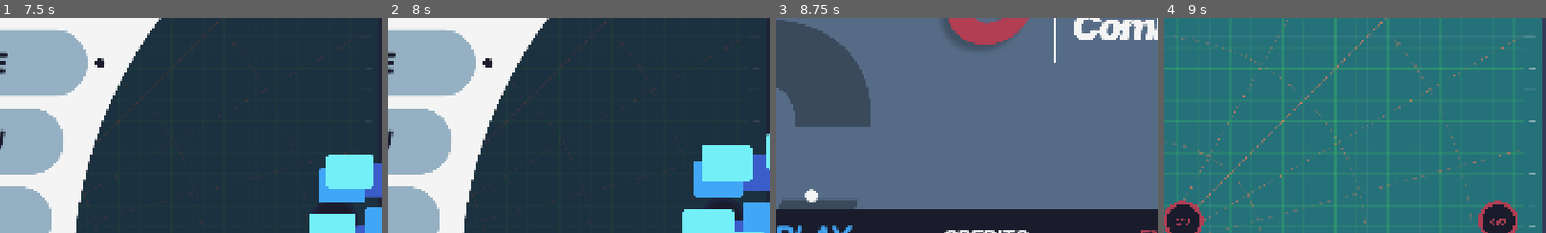
Above: before the commit, frames 1-4 (left to right).
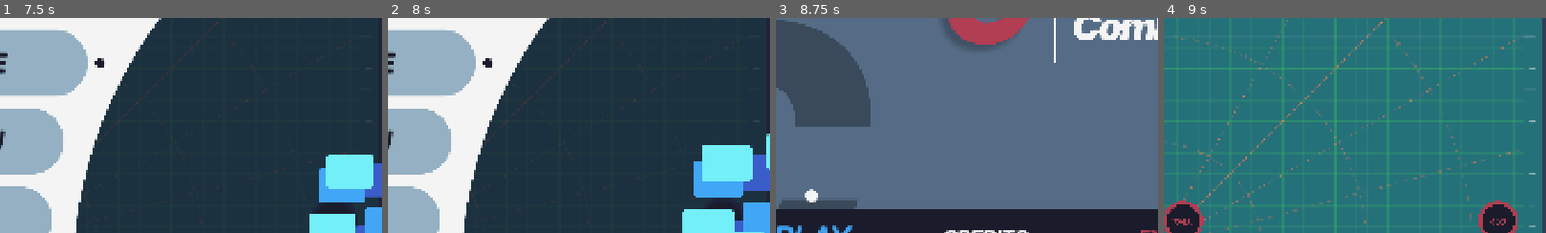
Above: after the commit, the same moments.

Repository: WierdPotato/MKG-pitch
Game: Godot game, scene res://Prototypes/Menus/Main Menu/Main menu.tscn
Two runs of this game, one before a commit and one after it. Both use one fixed random seed, a clock stepped at 60 frames per second and the inputs below. Video files are missing from this copy of the repository; at most half a second of black plays in their place.
Inputs (mouse positions are % of the whole screen's width and height, from its top left):
- Up to frame 1 (7.5 s): click "PLAY" at 0.5 s; click "343" at 1.25 s; click "170" at 2 s; click "170" at 2.75 s; click "138.0" at 3.5 s; click (92, 83) at 4.25 s; click (92, 52) at 5 s; click (3, 5) at 5.75 s; click (26, 32) at 6.5 s; click (24, 50) at 7.25 s
- Up to frame 2 (8 s): no input
- Up to frame 3 (8.75 s): click (22, 68) at 8 s
- Up to frame 4 (9 s): click "PLAY" at 8.75 s
The pictures show only the part of the screen within x 34-84%, y 40-90%; the shares and areas given below are measured in that part.

Frames 1-3 are identical in both runs. In frame 4, 0.1% of the frame differs, in the area x 2-89%, y 93-97%.

Commit message:
Clicker fatal bug patched

Diff:
--- a/Autoloads/GLOBAL.gd
+++ b/Autoloads/GLOBAL.gd
@@ -5,115 +5,115 @@
 
 @onready var yellow_perks_info : Dictionary = {
 	"17" = {"ID" : 1, "name" : "Liquid Tungsten Fuel",
-		"description" : "Useful for drinking water or holding sulfuric acid.[br][br]Increases your click points by 17",
+		"description" : "[p]Useful for drinking water or holding sulfuric acid.[/p] [p]Increases your click points by 17[/p]",
 		"region" : {"x" : 0, "w": 160, "y" : 0, "h" : 160}, "price" : 1670,
 		"value" : 17, "bought" : false, "available" : false},
 	"25" = {"ID" : 2, "name" : "RGB Laboratory",
-		"description" : "A laboratory to play with substances of different colors or something.[br][br]Increases your click points by 25",
+		"description" : "[p]A laboratory to play with substances of different colors or something.[/p] [p]Increases your click points by 25[/p]",
 		"region" : {"x" : 160, "w": 160, "y" : 0, "h" : 160}, "price" : 10000,
 		"value" : 25, "bought" : false, "available" : false},
 	"10" = {"ID" : 3, "name" : "Medic Room",
-		"description" : "Get your blaster injuries treated.[br][br]Increases your click points by 10",
+		"description" : "[p]Get your blaster injuries treated.[/p] [p]Increases your click points by 10[/p]",
 		"region" : {"x" : 320, "w": 160, "y" : 0, "h" : 160}, "price" : 620,
 		"value" : 10, "bought" : false, "available" : false},
 	"12" = {"ID" : 4, "name" : "Very Magnifying Glass",
-		"description" : "See what mysteries the universe holds.[br][br]Increases your click points by 12",
+		"description" : "[p]See what mysteries the universe holds.[/p] [p]Increases your click points by 12[/p]",
 		"region" : {"x" : 480, "w": 160, "y" : 0, "h" : 160}, "price" : 870,
 		"value" : 12, "bought" : false, "available" : false},
 	"16" = {"ID" : 5, "name" : "Infirmary Module",
-		"description" : "If you have a little boo-boo, come to the infirmary to get a dinosaur bandaid.[br][br]Increases your click points by 16",
+		"description" : "[p]If you have a little boo-boo, come to the infirmary to get a dinosaur bandaid.[/p] [p]Increases your click points by 16[/p]",
 		"region" : {"x" : 640, "w": 160, "y" : 0, "h" : 160}, "price" : 1490,
 		"value" : 16, "bought" : false, "available" : false},
 	"1" = {"ID" : 6, "name" : "Driving Aid Liquid",
-		"description" : "Unlock all your cognitive capacities by getting wasted.[br][br]Increases your click points by 1",
+		"description" : "[p]Unlock all your cognitive capacities by getting wasted.[/p] [p]Increases your click points by 1[/p]",
 		"region" : {"x" : 800, "w": 160, "y" : 0, "h" : 160}, "price" : 10,
 		"value" : 1, "bought" : false, "available" : true},
 	"8" = {"ID" : 7, "name" : "Industrial DIY Burger",
-		"description" : "Press your smash burgers to an atomic level![br][br]Increases your click points by 8",
+		"description" : "[p]Press your smash burgers to an atomic level![/p] [p]Increases your click points by 8[/p]",
 		"region" : {"x" : 0, "w": 160, "y" : 160, "h" : 160}, "price" : 410,
 		"value" : 8, "bought" : false, "available" : false},
 	"9" = {"ID" : 8, "name" : "Molecular Wiggler",
-		"description" : "Wiggle your molecules.[br][br]Increases your click points by 9",
+		"description" : "[p]Wiggle your molecules.[/p] [p]Increases your click points by 9",
 		"region" : {"x" : 160, "w": 160, "y" : 160, "h" : 160}, "price" : 510,
 		"value" : 9, "bought" : false, "available" : false},
 	"15" = {"ID" : 9, "name" : "Portable Storage",
-		"description" : "Alien technology that allows you to put things in here and easily take them with you.[br][br]Increases your click points by 15",
+		"description" : "[p]Alien technology that allows you to put things in here and easily take them with you.[/p] [p]Increases your click points by 15[/p]",
 		"region" : {"x" : 320, "w": 160, "y" : 160, "h" : 160}, "price" : 1320,
 		"value" : 15, "bought" : false, "available" : false},
 	"11" = {"ID" : 10, "name" : "V.I.D",
-		"description" : "V.I.D or Vector Input Device, our latest technology to control vehicles.[br][br]Increases your click points by 11",
+		"description" : "[p]V.I.D or Vector Input Device, our latest technology to control vehicles.[/p] [p]Increases your click points by 11[/p]",
 		"region" : {"x" : 480, "w": 160, "y" : 160, "h" : 160}, "price" : 740,
 		"value" : 11, "bought" : false, "available" : false},
 	"4" = {"ID" : 11, "name" : "Emergency Sonar",
-		"description" : "In case of electric blackout, press this to emit a multidirectional sound wave.[br][br]Increases your click points by 4",
+		"description" : "[p]In case of electric blackout, press this to emit a multidirectional sound wave.[/p] [p]Increases your click points by 4[/p]",
 		"region" : {"x" : 640, "w": 160, "y" : 160, "h" : 160}, "price" : 110,
 		"value" : 4, "bought" : false, "available" : false},
 	"5" = {"ID" : 12, "name" : "V.C.K",
-		"description" : "Very Cool Keys. Hell yeah.[br][br]Increases your click points by 5",
+		"description" : "[p]Very Cool Keys. Hell yeah.[/p] [p]Increases your click points by 5[/p]",
 		"region" : {"x" : 800, "w": 160, "y" : 160, "h" : 160}, "price" : 170,
 		"value" : 5, "bought" : false, "available" : false},
 	"6" = {"ID" : 13, "name" : "Magnetic Orientator",
-		"description" : "A device that points to the closest magnetic field. Useless if you have eyes to see the planet.[br][br]Increases your click points by 6",
+		"description" : "[p]A device that points to the closest magnetic field. Useless if you have eyes to see the planet.[/p] [p]Increases your click points by 6[/p]",
 		"region" : {"x" : 0, "w": 160, "y" : 320, "h" : 160}, "price" : 240,
 		"value" : 6, "bought" : false, "available" : false},
 	"7" = {"ID" : 14, "name" : "Centrifugal Tool",
-		"description" : "A tool that converts centrifugal movement into holes.[br][br]Increases your click points by 7",
+		"description" : "[p]A tool that converts centrifugal movement into holes.[/p] [p]Increases your click points by 7[/p]",
 		"region" : {"x" : 160, "w": 160, "y" : 320, "h" : 160}, "price" : 320,
 		"value" : 7, "bought" : false, "available" : false},
 	"2" = {"ID" : 15, "name" : "Liquid Container",
-		"description" : "The predecessor of the cientific cup.[br][br]Increases your click points by 2",
+		"description" : "[p]The predecessor of the cientific cup.[/p] [p]Increases your click points by 2[/p]",
 		"region" : {"x" : 320, "w": 160, "y" : 320, "h" : 160}, "price" : 20,
 		"value" : 2, "bought" : false, "available" : true},
 	"3" = {"ID" : 16, "name" : "Torque Tool",
-		"description" : "Apply torque to anything that has a hex head.[br][br]Increases your click points by 3",
+		"description" : "[p]Apply torque to anything that has a hex head.[/p] [p]Increases your click points by 3[/p]",
 		"region" : {"x" : 480, "w": 160, "y" : 320, "h" : 160}, "price" : 60,
 		"value" : 3, "bought" : false, "available" : false},
 	"19" = {"ID" : 17, "name" : "Linear Tool",
-		"description" : "Make use of multiple linear movements to separate molecules at a macroscopic level.[br][br]Increases your click points by 19",
+		"description" : "[p]Make use of multiple linear movements to separate molecules at a macroscopic level.[/p] [p]Increases your click points by 19[/p]",
 		"region" : {"x" : 640, "w": 160, "y" : 320, "h" : 160}, "price" : 2060,
 		"value" : 19, "bought" : false, "available" : false},
 	"18" = {"ID" : 18, "name" : "Kinetic Tool",
-		"description" : "A device to quickly convert kinetic energy into a single point of preassure and heat.[br][br]Increases your click points by 18",
+		"description" : "[p]A device to quickly convert kinetic energy into a single point of preassure and heat.[/p] [p]Increases your click points by 18[/p]",
 		"region" : {"x" : 800, "w": 160, "y" : 320, "h" : 160}, "price" : 1860,
 		"value" : 18, "bought" : false, "available" : false},
 	"20" = {"ID" : 19, "name" : "Camouflage Container",
-		"description" : "A high tech liquid container that manages different camouflage coatings.[br][br]Increases your click points by 20",
+		"description" : "[p]A high tech liquid container that manages different camouflage coatings.[/p] [p]Increases your click points by 20[/p]",
 		"region" : {"x" : 0, "w": 160, "y" : 480, "h" : 160}, "price" : 2270,
 		"value" : 20, "bought" : false, "available" : false},
 	"26" = {"ID" : 20, "name" : "AI Analysis Device",
-		"description" : "Improve your ship cognitive sensors.[br][br]Increases your click points by 26",
+		"description" : "[p]Improve your ship cognitive sensors.[/p] [p]Increases your click points by 26[/p]",
 		"region" : {"x" : 160, "w": 160, "y" : 480, "h" : 160}, "price" : 10000,
 		"value" : 26, "bought" : false, "available" : false},
 	"24" = {"ID" : 21, "name" : "AI Process Device",
-		"description" : "This device allows your ship to have neuron activations.[br][br]Increases your click points by 24",
+		"description" : "[p]This device allows your ship to have neuron activations.[/p] [p]Increases your click points by 24[/p]",
 		"region" : {"x" : 320, "w": 160, "y" : 480, "h" : 160}, "price" : 3210,
 		"value" : 24, "bought" : false, "available" : false},
 	"23" = {"ID" : 22, "name" : "AI Output Device",
-		"description" : "Allow your ship to communicate in new ways.[br][br]Increases your click points by 23",
+		"description" : "[p]Allow your ship to communicate in new ways.[/p] [p]Increases your click points by 23[/p]",
 		"region" : {"x" : 480, "w": 160, "y" : 480, "h" : 160}, "price" : 2960,
 		"value" : 23, "bought" : false, "available" : false},
 	"22" = {"ID" : 23, "name" : "AI Interface Device",
-		"description" : "Provides an interface for the ship visual communications.[br][br]Increases your click points by 22",
+		"description" : "[p]Provides an interface for the ship visual communications.[/p] [p]Increases your click points by 22[/p]",
 		"region" : {"x" : 640, "w": 160, "y" : 480, "h" : 160}, "price" : 2720,
 		"value" : 22, "bought" : false, "available" : false},
 	"27" = {"ID" : 24, "name" : "AI Autopilot Device",
-		"description" : "Chillax while the AI do the hard work.[br][br]Increases your click points by 27",
+		"description" : "[p]Chillax while the AI do the hard work.[/p] [p]Increases your click points by 27[/p]",
 		"region" : {"x" : 800, "w": 160, "y" : 480, "h" : 160}, "price" : 10000,
 		"value" : 27, "bought" : false, "available" : false},
 	"28" = {"ID" : 25, "name" : "AI Handler Device",
-		"description" : "Take control when the AI chillax instead of you.[br][br]Increases your click points by 28",
+		"description" : "[p]Take control when the AI chillax instead of you.[/p] [p]Increases your click points by 28 [/p]",
 		"region" : {"x" : 0, "w": 160, "y" : 640, "h" : 160}, "price" : 10000,
 		"value" : 28, "bought" : false, "available" : false},
 	"14" = {"ID" : 26, "name" : "AI Command Device",
-		"description" : "Have deep conversations with the AI.[br][br]Increases your click points by 14",
+		"description" : "[p]Have deep conversations with the AI.[/p] [p]Increases your click points by 14[/p]",
 		"region" : {"x" : 160, "w": 160, "y" : 640, "h" : 160}, "price" : 1160,
 		"value" : 14, "bought" : false, "available" : false},
 	"13" = {"ID" : 27, "name" : "Black Box",
-		"description" : "Don´t worry too much about this.[br][br]Increases your click points by 13",
+		"description" : "[p]Don´t worry too much about this.[/p] [p]Increases your click points by 13[/p]",
 		"region" : {"x" : 320, "w": 160, "y" : 640, "h" : 160}, "price" : 1010,
 		"value" : 13, "bought" : false, "available" : false},
 	"21" = {"ID" : 28, "name" : "Human Rations",
-		"description" : "Theres not enough space to store real food. It´s this or the pub. We already know the answer.[br][br]Increases your click points by 21",
+		"description" : "[p]Theres not enough space to store real food. It´s this or the pub. We already know the answer.[/p] [p]Increases your click points by 21[/p]",
 		"region" : {"x" : 480, "w": 160, "y" : 640, "h" : 160}, "price" : 2490,
 		"value" : 21, "bought" : false, "available" : false}
 }
--- a/Prototypes/Clicker/Scenes/NewClicker/AllPerks.gd
+++ b/Prototypes/Clicker/Scenes/NewClicker/AllPerks.gd
@@ -108,12 +108,30 @@
 	var list : Array = [yellow_perk_param, red_perk_param, blue_perk_param]
 	var weights = PackedFloat32Array([yellow_prob, red_prob, blue_prob])
 	var hbox_iter = 1
+	var yellow_count : int = 0
+	var red_count : int = 0
+	var blue_count : int = 0
 	if real_random:
 		for row in get_children():
 			var iter : int = 1
 			for b in row.get_children():
 				var my_pick = list[rng.rand_weighted(weights)]
 				var my_dict_pick = my_pick.get("dictionary").keys().pick_random()
+				if my_pick.get("type") == "yellow":
+					if my_pick.get("dictionary").size() == 1:
+						list.erase(yellow_perk_param)
+					yellow_count += 1
+
+				elif my_pick.get("type") == "red":
+					if my_pick.get("dictionary").size() == 1:
+						list.erase(red_perk_param)
+					red_count += 1
+
+				else:
+					if my_pick.get("dictionary").size() == 1:
+						list.erase(blue_perk_param)
+					blue_count += 1
+
 				b.my_perk_dict = my_pick.get("dictionary").get(my_dict_pick)
 				b.my_bought_region = my_pick.get("bought_reg")
 				b.my_pressed_region = my_pick.get("pressed_reg")
@@ -133,9 +151,10 @@
 				iter += 1
 			hbox_iter += 1
 
+
 	for i in all_buttons:
 		i.get_child(0).get_my_friends(all_buttons)
-
+	print("Yellow: ", yellow_count, " Red: ", red_count, " Blue: ", blue_count)
 	#new_clicker.sim_points_per_second()
 func recover_perks():
 	var hbox_iter = 1
--- a/Prototypes/Clicker/Scenes/NewClicker/NewClicker.tscn
+++ b/Prototypes/Clicker/Scenes/NewClicker/NewClicker.tscn
@@ -58,8 +58,8 @@
 dinamic_size = true
 rows = 7
 columns = 7
-yellow_prob = 45.0
-red_prob = 40.0
+yellow_prob = 42.5
+red_prob = 42.5
 blue_prob = 15.0
 metadata/_edit_lock_ = true
 
@@ -169,10 +169,12 @@
 offset_right = 464.0
 offset_bottom = 510.0
 theme_override_colors/default_color = Color(0.09803922, 0.105882354, 0.16470589, 1)
+theme_override_constants/paragraph_separation = 28
 theme_override_fonts/normal_font = ExtResource("10_6ekff")
 theme_override_font_sizes/normal_font_size = 24
 bbcode_enabled = true
 text = "Some kids made this and forgot about it by the end of summer"
+scroll_active = false
 
 [node name="Pause" type="TextureButton" parent="." unique_id=1194523441]
 layout_mode = 0
--- a/Prototypes/Clicker/Scenes/NewClicker/points_manager.gd
+++ b/Prototypes/Clicker/Scenes/NewClicker/points_manager.gd
@@ -66,8 +66,6 @@
 func _on_autopoints_timer_timeout() -> void:
 	autopoints_timer.wait_time = autopoints_cd - GLOBAL.total_red_cd_reduction
 	float_points += GLOBAL.total_red + (GLOBAL.total_red * GLOBAL.total_pcn_red)
-	print(GLOBAL.total_red)
-
 
 func _on_new_clicker_stop_time() -> void:
 	autopoints_timer.paused = true
